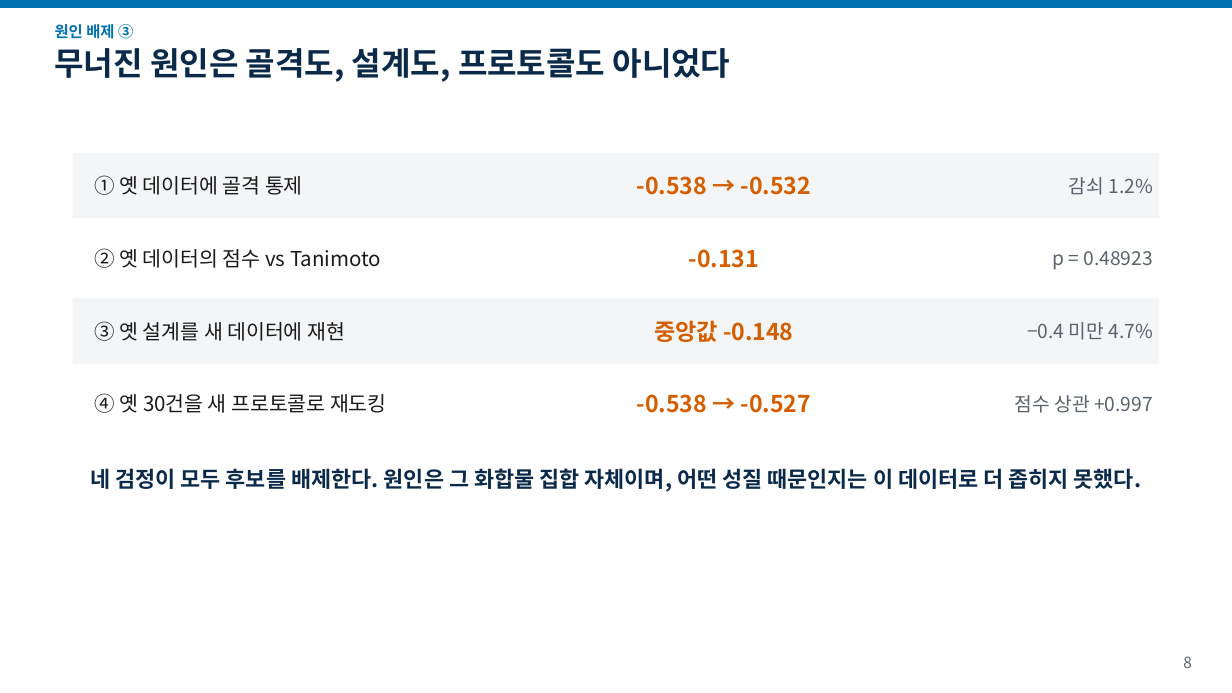
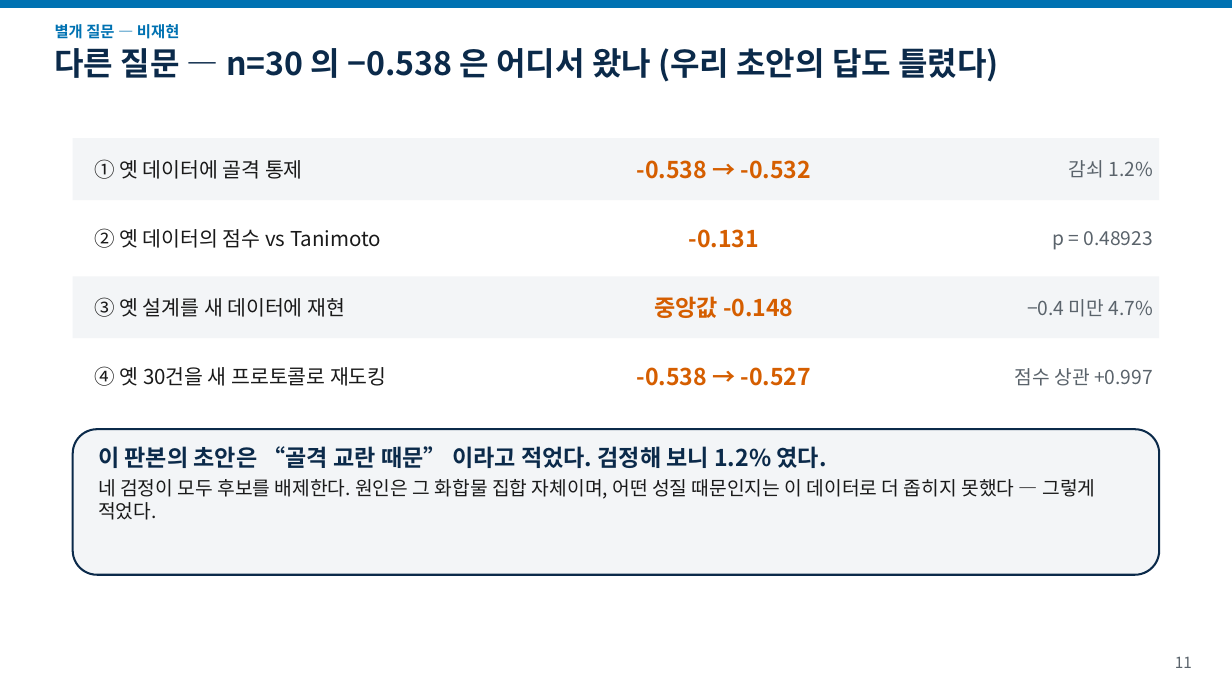
Before and after one commit to fourmodern/2026_aidrugdiscovery, a slide deck: slide 11 of Day06_LLM_Agent/pde5_harness/sample_run/report/docs/talk_16x9.pptx (slide 8 before the commit). Drawn at 1232x693 pixels with LibreOffice and Linux fonts; fonts in the diff are those of the drawing. Boxes give left, top, right and bottom in pixels: in the first picture for what was removed or moved away, otherwise in the second. Text is boxed around its words. In the diff, an @@ line names an element or a change of style, - is before the commit and + after.

```diff
--- a/Day06_LLM_Agent/pde5_harness/sample_run/report/docs/talk_16x9.pptx
+++ b/Day06_LLM_Agent/pde5_harness/sample_run/report/docs/talk_16x9.pptx
@@ text at (55, 24, 179, 39): text changed @@
-원인 배제 ③
+별개 질문 — 비재현
@@ text at (55, 48, 999, 82): text changed @@
-무너진 원인은 골격도, 설계도, 프로토콜도 아니었다
+다른 질문 — n=30 의 −0.538 은 어디서 왔나 (우리 초안의 답도 틀렸다)
@@ rectangle: place and size @@
-rectangle at (73, 152, 1160, 218)
+rectangle at (73, 139, 1160, 201)
@@ text "① 옛 데이터에 골격 통제": place and size @@
-text "① 옛 데이터에 골격 통제" at (95, 175, 303, 195)
+text "① 옛 데이터에 골격 통제" at (95, 159, 303, 179)
@@ text "-0.538 → -0.532": place and size @@
-text "-0.538 → -0.532" at (636, 176, 812, 195)
+text "-0.538 → -0.532" at (636, 160, 812, 179)
@@ text "감쇠 1.2%": place and size @@
-text "감쇠 1.2%" at (1069, 177, 1153, 195)
+text "감쇠 1.2%" at (1069, 160, 1153, 178)
@@ 3 texts, 1 rectangle: place and size @@
-3 texts, 1 rectangle at (73, 226, 1160, 291)
+3 texts, 1 rectangle at (73, 207, 1160, 269)
@@ rectangle: place and size @@
-rectangle at (73, 299, 1160, 364)
+rectangle at (73, 276, 1160, 338)
@@ text "③ 옛 설계를 새 데이터에 ...": place and size @@
-text "③ 옛 설계를 새 데이터에 ..." at (95, 321, 345, 341)
+text "③ 옛 설계를 새 데이터에 ..." at (95, 297, 345, 317)
@@ text "중앙값 -0.148": place and size @@
-text "중앙값 -0.148" at (654, 320, 794, 342)
+text "중앙값 -0.148" at (654, 296, 794, 318)
@@ text "−0.4 미만 4.7%": place and size @@
-text "−0.4 미만 4.7%" at (1027, 322, 1153, 340)
+text "−0.4 미만 4.7%" at (1027, 299, 1153, 317)
@@ rectangle: place and size @@
-rectangle at (73, 372, 1160, 437)
+rectangle at (73, 346, 1160, 408)
@@ text "④ 옛 30건을 새 프로토콜로 ...": place and size @@
-text "④ 옛 30건을 새 프로토콜로 ..." at (95, 393, 387, 413)
+text "④ 옛 30건을 새 프로토콜로 ..." at (95, 366, 387, 386)
@@ text "-0.538 → -0.527": place and size @@
-text "-0.538 → -0.527" at (636, 394, 812, 413)
+text "-0.538 → -0.527" at (636, 367, 812, 386)
@@ text "점수 상관 +0.997": place and size @@
-text "점수 상관 +0.997" at (1015, 395, 1153, 413)
+text "점수 상관 +0.997" at (1015, 368, 1153, 386)
@@ rounded rectangle added at (73, 430, 1160, 575), fill #F3F5F7, outline #0B2A4A 1.6 pt @@
@@ text at (98, 446, 1095, 520): text changed; size 17 to 15 pt; text colour #0B2A4A to #1A1A1A; bold off @@
-네 검정이 모두 후보를 배제한다. 원인은 그 화합물 집합 자체이며, 어떤 성질 때문인지는 이 데이터로 더 좁히지 못했다.
+이 판본의 초안은 “골격 교란 때문” 이라고 적었다. 검정해 보니 1.2% 였다.
+네 검정이 모두 후보를 배제한다. 원인은 그 화합물 집합 자체이며, 어떤 성질 때문인지는 이 데이터로 더 좁히지 못했다 — 그렇게 적었다.
@@ text at (1175, 656, 1192, 668): text changed @@
-8
+11
```
Also in this commit, not shown: 7 other slides changed, 4 slides added, 4 slides removed, 25 other files.
